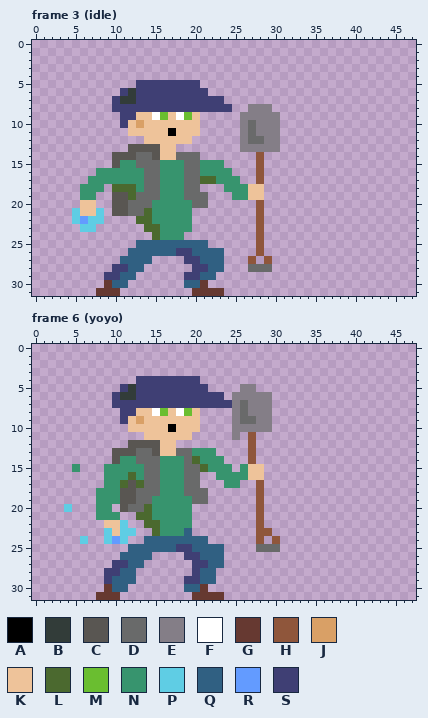
Pixel-art file -- Hero.aseprite. That is the earlier state.
48x32 pixels, 26 frames. Shown: frame 3 (idle), frame 6 (yoyo). The commit also changed other frames, which this record leaves out.
Palette (. is transparent): A #000000  B #323c39  C #595652  D #696a6a  E #847e87  F #ffffff  G #663931  H #8f563b  J #d9a066  K #eec39a  L #4b692f  M #6abe30  N #37946e  P #5fcde4  Q #306082  R #639bff  S #3f3f74
The result:
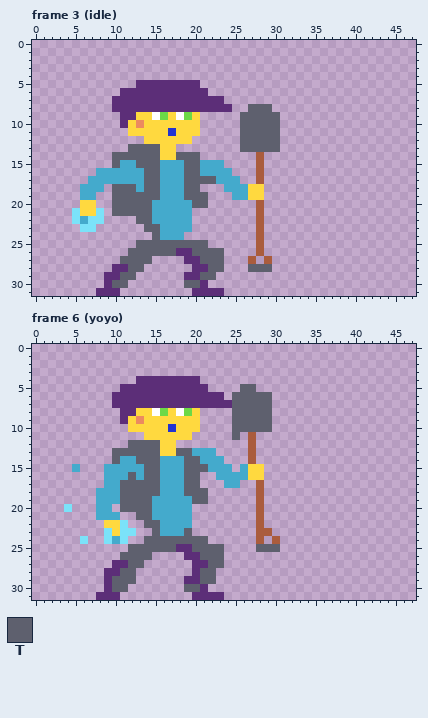
Colours new in this view: T #5e606e
Difference:
colour A: #000000 -> #2234d1
colour H: #8f563b -> #aa5c3d
colour J: #d9a066 -> #eb8a60
colour K: #eec39a -> #ffd93f
colour M: #6abe30 -> #6cd947
colour N: #37946e -> #44aacc
colour P: #5fcde4 -> #7be2f9
colour S: #3f3f74 -> #5c2e78
Frame 3 (idle):
y 6: x 12 B -> S
y 7: x 11..12 BB -> SS
y 8: x 27..29 EEE -> TTT
y 9: x 26..30 EEEEE -> TTTTT
y 10..11: x 26..30 EDEEE -> TTTTT
y 12: x 26..30 EDDEE -> TTTTT
y 13: x 12..15 CCCC -> TTTT; x 26..30 EEEEE -> TTTTT
y 14: x 10..15 CCCDDC -> TTTTTT; x 18..20 DDD -> TTT
y 15: x 10 C -> T; x 13..15 DDD -> TTT; x 19..20 DD -> TT
y 16: x 14..15 DD -> TT; x 19..20 DD -> TT
y 17: x 14..15 DD -> TT; x 19..22 DDLL -> TTTT
y 18: x 10..12 LLL -> TTT; x 14..15 DD -> TT; x 19..20 DD -> TT
y 19: x 10..15 CCLDDD -> TTTTTT; x 19..21 DDD -> TTT
y 20: x 10..14 CCDDD -> TTTTT; x 20..21 DD -> TT
y 21: x 10..14 CCDDL -> TTTTT
y 22: x 6 R -> N; x 13..14 LL -> TT
y 23: x 14..15 LL -> TT
y 24: x 15 L -> T
y 25: x 13..21 QQQQQQQQQ -> TTTTTTTTT
y 26: x 12..17 QQQQQQ -> TTTTTT; x 20..23 QQQQ -> TTTT
y 27: x 11..14 QQQQ -> TTTT; x 21..23 QQQ -> TTT
y 28: x 12..13 QQ -> TT; x 22..23 QQ -> TT; x 27..29 DDD -> TTT
y 29: x 11..12 QQ -> TT; x 21..22 QQ -> TT
y 30: x 9..11 GQQ -> STT; x 19..21 QQG -> TTS
y 31: x 8..10 GGG -> SSS; x 20..23 GGGG -> SSSS
Frame 6 (yoyo):
y 5: x 12 B -> S; x 26..27 EE -> TT
y 6: x 11..12 BB -> SS; x 25..29 EEEEE -> TTTTT
y 7..8: x 25..29 EDEEE -> TTTTT
y 9: x 25..29 EDDEE -> TTTTT
y 10: x 25..29 EEEEE -> TTTTT
y 11: x 25 E -> T
y 12: x 12..15 CCCC -> TTTT
y 13: x 10..15 CCCDDC -> TTTTTT; x 18..19 DD -> TT
y 14: x 10 C -> T; x 13..15 DDD -> TTT; x 19..20 DL -> TT
y 15: x 14..15 DD -> TT; x 19..21 DDL -> TTT
y 16: x 12 L -> T; x 14..15 DD -> TT; x 19..20 DD -> TT
y 17: x 11..15 LCLDD -> TTTTT; x 19..20 DD -> TT
y 18: x 11..15 CCDDD -> TTTTT; x 19..21 DDD -> TTT
y 19: x 11..14 CCDD -> TTTT; x 20..21 DD -> TT
y 20: x 11..14 CDDL -> TTTT
y 21: x 13..14 LL -> TT
y 22: x 14..15 LL -> TT
y 23: x 15 L -> T; x 19 Q -> T
y 24: x 10 R -> N; x 14..21 QQQQQQQQ -> TTTTTTTT
y 25: x 12..17 QQQQQQ -> TTTTTT; x 20..23 QQQQ -> TTTT; x 28..30 DDD -> TTT
y 26: x 11..14 QQQQ -> TTTT; x 21..23 QQQ -> TTT
y 27: x 12..13 QQ -> TT; x 22..23 QQ -> TT
y 28: x 11..12 QQ -> TT; x 21..22 QQ -> TT
y 29: x 10..12 QQQ -> TTT; x 21..22 QQ -> TT
y 30: x 9..11 GQQ -> STT; x 19..21 QQG -> TTS
y 31: x 8..10 GGG -> SSS; x 20..23 GGGG -> SSSS
